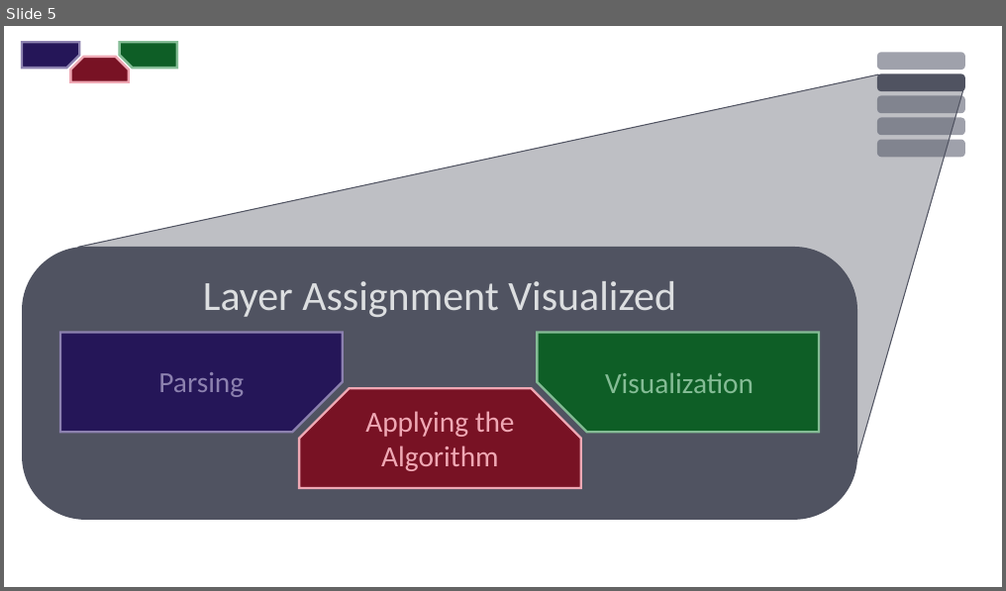
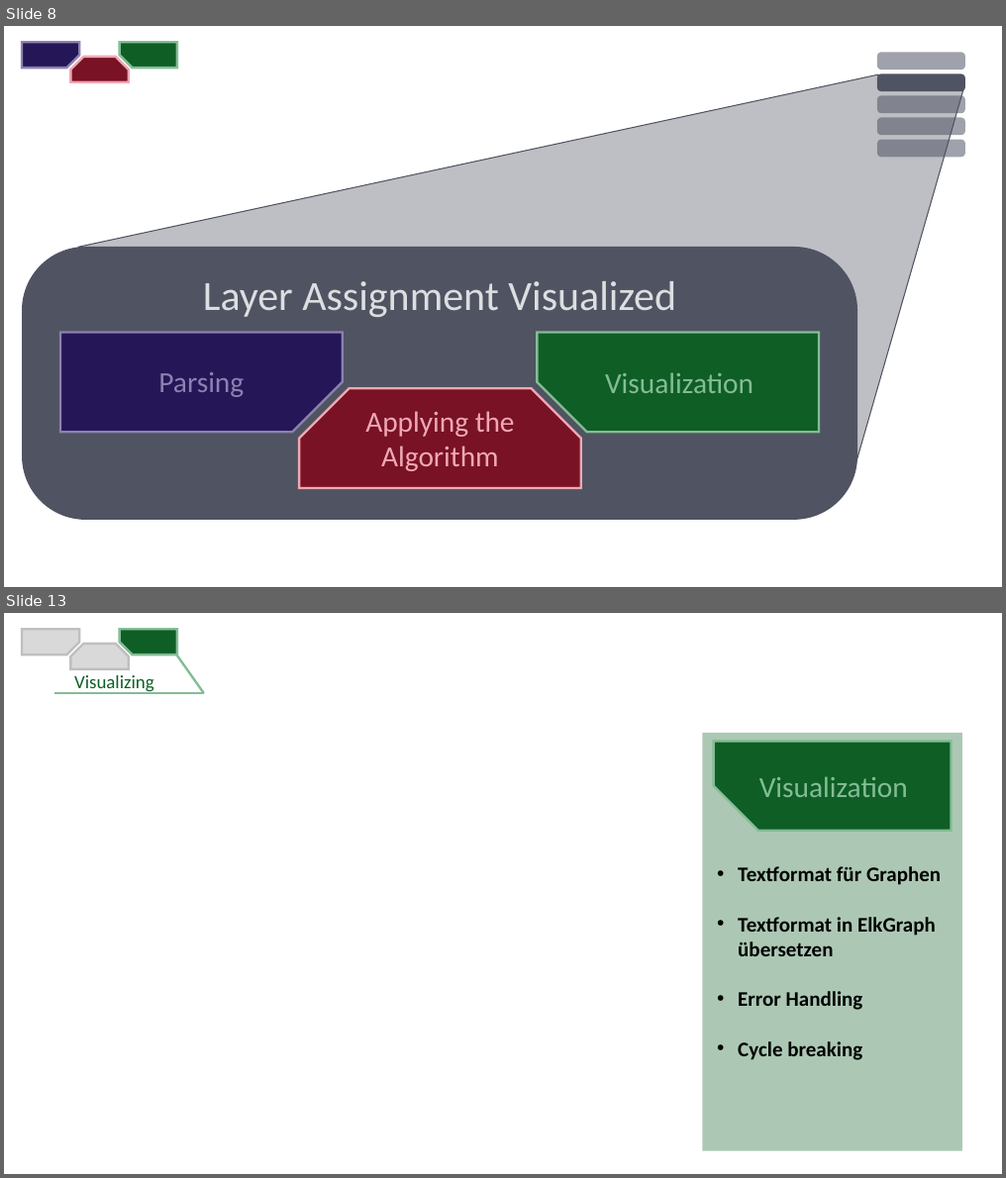
Before and after one commit to fryLA/LAProject, a slide deck: DokuLayerAssignment/ZwischenPräsentation.pptx. Shown one above the other, each under a label of ours: slide 5 before the commit, slides 8 and 13 after it; the slides between them are not shown. The pictures are 1006x591 and 1006x1178 pixels, drawn with LibreOffice and Linux fonts; fonts in the diff are those of the drawing. Boxes give left, top, right and bottom in pixels: in the first picture for what was removed or moved away, otherwise in the second. Text is boxed around its words. In the diff, an @@ line names an element or a change of style, - is before the commit and + after.

```diff
--- a/DokuLayerAssignment/ZwischenPräsentation.pptx
+++ b/DokuLayerAssignment/ZwischenPräsentation.pptx
@@ slide 13 added at [4, 613, 1002, 1174], background #FFFFFF @@
@@ snip rect added at [22, 630, 79, 655], fill #D9D9D9, outline #BFBFBF 2.25 pt @@
@@ snip rect added at [119, 630, 177, 655], fill #0E5E26, outline #84BC95 2.25 pt @@
@@ snip same rect added at [70, 644, 129, 669], fill #D9D9D9, outline #BFBFBF 2.25 pt @@
@@ line added from (177, 655) to (204, 693), #84BC95 2.25 pt @@
@@ line added from (54, 693) to (204, 693), #84BC95 2.25 pt @@
@@ text added at [74, 675, 154, 693], 18 pt, text #0E5E26 @@
+Visualizing
@@ rectangle added at [703, 733, 962, 1152], fill #0E5E26 at 34% opacity, 20 pt, text #000000, bold @@
+• Textformat für Graphen
+• Textformat in ElkGraph übersetzen
+• Error Handling
+• Cycle breaking
@@ snip rect added at [714, 741, 951, 831], fill #0E5E26, outline #84BC95 2.25 pt @@
@@ text added at [759, 776, 908, 797], 28 pt, text #84BC95 @@
+Visualization
@@ what was slide 5 is now slide 8 @@
```
Also in this commit, not shown: 2 slides changed, 6 other slides added, 1 slide removed, 1 other file.
